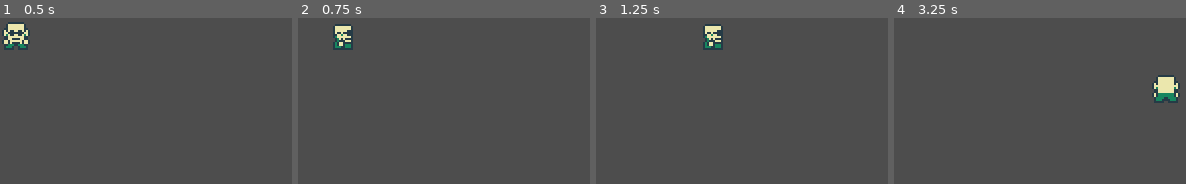
Above: before the commit, frames 1-4 (left to right).
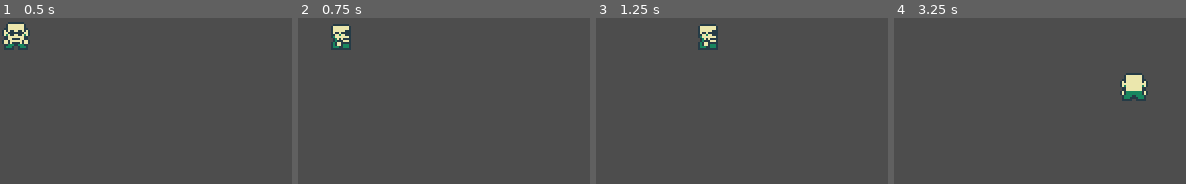
Above: after the commit, the same moments.

Repository: j4n7/godot-ws-realtime
Game: Godot game, scene res://scenes/player.tscn
The game is run twice, just before and just after one commit, with the same random seed, the same clock (stepped at 60 frames per second) and the same inputs. This scene is started directly instead of the project's main scene.
Inputs:
- Up to frame 1 (0.5 s): no input
- Up to frame 2 (0.75 s): tap Enter at 0.5 s; hold Right (ui_right) from 0.53 s (still down)
- Up to frame 3 (1.25 s): keep holding Right (ui_right)
- Up to frame 4 (3.25 s): release Right (ui_right) at 1.28 s; hold Down (ui_down) 1.28-2.03 s; hold Right (ui_right) 2.03-2.78 s; hold Up (ui_up) from 2.78 s (still down)

Frame 1 is identical in both runs. In frame 2, 0.5% of the frame differs, in the area x 11-19%, y 3-20%; in frame 3, 0.9%; in frame 4, 2.8%, in the area x 77-98%, y 33-52%.
Error before the commit: Invalid operands 'Vector2i' and 'Vector2' in operator '+'. (res://scripts/player.gd:104)
Error after the commit: Invalid operands 'Vector2i' and 'Vector2' in operator '+'. (res://scripts/player.gd:101)

Commit message:
Unexpected improvement in performance achieved by cleaning code and deactivating client prediction

Diff:
--- a/scripts/config.gd
+++ b/scripts/config.gd
@@ -1,2 +1,2 @@
 const TILE_SIZE = 16
-const PREDICTION = true
+const PREDICTION = false
--- a/scripts/map.gd
+++ b/scripts/map.gd
@@ -72,33 +72,30 @@
 			var coordinates = parts[2].split(",")
 			var x = int(coordinates[0])
 			var y = int(coordinates[1])
-			var pos = Vector2(x, y)
+			var tile_pos = Vector2(x, y)
 			if symbol in tile_pos_server_inputs:
-				tile_pos_server_time[symbol][time] = pos
-				tile_pos_server_inputs[symbol][nInput] = pos
+				tile_pos_server_time[symbol][time] = tile_pos
+				tile_pos_server_inputs[symbol][nInput] = tile_pos
 				Utils.trim_dictionary(tile_pos_server_time[symbol], 3)
 				Utils.trim_dictionary(tile_pos_server_inputs[symbol], 3)
 			else:
-				tile_pos_server_time[symbol] = {time: pos}
-				tile_pos_server_inputs[symbol] = {nInput: pos}
+				tile_pos_server_time[symbol] = {time: tile_pos}
+				tile_pos_server_inputs[symbol] = {nInput: tile_pos}
 
 func players_from_positions():
 	for symbol in tile_pos_server_inputs.keys():
 		var keys = tile_pos_server_inputs[symbol].keys()
 		var last_key = keys[-1]
 		var tile_pos_server = tile_pos_server_inputs[symbol][last_key]
-		var pos = tile_pos_server * Config.TILE_SIZE
+		var tile_pos_pixels = tile_pos_server * Config.TILE_SIZE
 		if players.has(symbol): # If player exists
 			var player = players[symbol]
 			if player.tile_pos != tile_pos_server:
 				player.tile_pos_inputs[last_key] = tile_pos_server
-				 #? Maybe this can be implemented using the above logic
-				player.tile_pos_server = tile_pos_server
 		else: # If player doesn't exist
 			var player = scene.instantiate()
-			player.position = pos
+			player.position = tile_pos_pixels
 			player.tile_pos = tile_pos_server
-			player.tile_pos_server = tile_pos_server
 			player.client_symbol = client_symbol
 			player.symbol = symbol
 			if player.client_symbol == player.symbol:
--- a/scripts/player.gd
+++ b/scripts/player.gd
@@ -9,7 +9,6 @@
 
 var tile_pos = Vector2i.ZERO
 var tile_pos_pixels = Vector2.ZERO
-var tile_pos_server = Vector2.ZERO
 var tile_pos_inputs = {}
 
 var direction = Vector2.ZERO
@@ -39,7 +38,7 @@
 					tile_moved = false
 					store_and_send_position()
 				# After server confirmation
-				if tile_pos_server - tile_pos != Vector2.ZERO:
+				else:
 					move(delta)
 	else:
 		if not processing_move:
@@ -84,7 +83,6 @@
 		percent_moved_to_next_tile = 0.0
 		position = tile_pos_pixels + (direction * Config.TILE_SIZE)
 		tile_pos = position / Config.TILE_SIZE
-		tile_pos_server = tile_pos
 		collide_directions = []
 		processing_move = false
 		tile_moved = true
@@ -95,7 +93,6 @@
 func move_instant():
 	position = tile_pos_pixels + (direction * Config.TILE_SIZE)
 	tile_pos = position / Config.TILE_SIZE
-	tile_pos_server = tile_pos
 	collide_directions = []
 	processing_move = false
 	tile_moved = true
